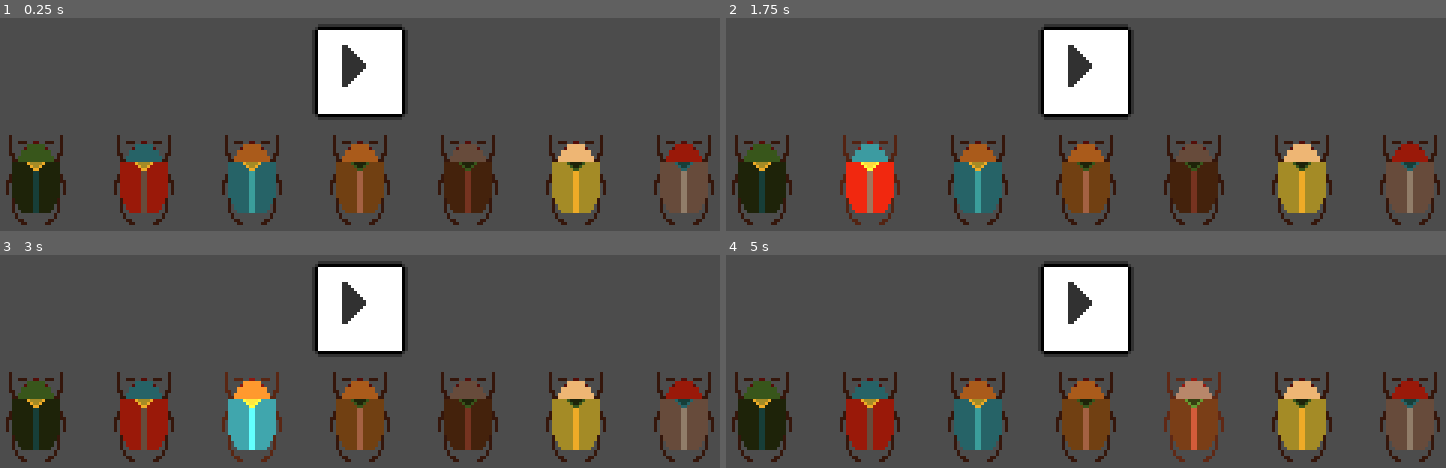
Above: before the commit, frames 1-4 (two rows, left to right).
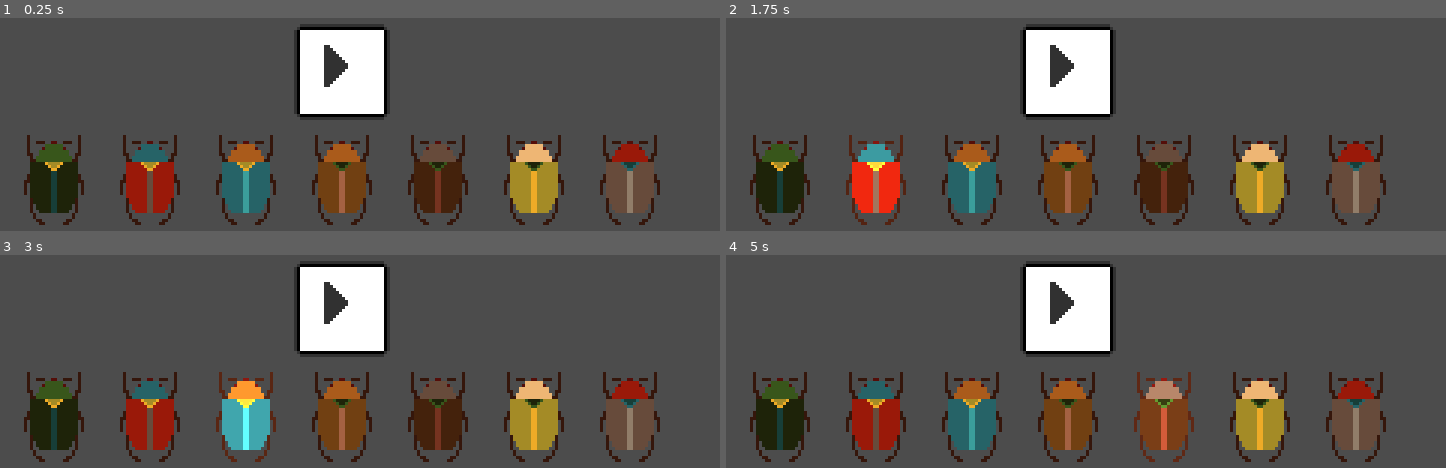
Above: after the commit, the same moments.

Repository: k4gi/gameoff2021
Game: Godot game, scene res://beetles/BeetleLevel.tscn
Same seed, same stepped clock (60 frames per second), same inputs: the game is played once before the commit and once after it. The project has no main scene, so this scene is started directly.
Inputs (mouse positions are in pixels of both pictures, inside the frame that each line leads up to; where the layout moved, square brackets give the same spot in the first picture):
- Up to frame 1 (0.25 s): no input
- Up to frame 2 (1.75 s): click (1071, 71) [1086, 71] at 0.5 s; click (783, 179) [762, 179] at 1.25 s
- Up to frame 3 (3 s): click (151, 416) [144, 416] at 2 s; click (244, 416) [252, 416] at 2.75 s
- Up to frame 4 (5 s): click (1071, 416) [1086, 416] at 3.5 s; click (1165, 416) [1194, 416] at 4.25 s

The runs differ from the first frame. In frame 1, 23% of the frame differs, in the area x 0-100%, y 2-98%; in frame 2, 23%; in frame 3, 23%; in frame 4, 23%.

Commit message:
first step to be able to have more than one of the same beetle which i didnt set up at first which makes be silly and bad obviously

Diff:
--- a/beetles/Beetle1.tscn
+++ b/beetles/Beetle1.tscn
@@ -1,6 +1,6 @@
 [gd_scene load_steps=3 format=2]
 
-[ext_resource path="res://beetles/beetle1.png" type="Texture" id=1]
+[ext_resource path="res://beetles/Beetle1.png" type="Texture" id=1]
 [ext_resource path="res://beetles/BeetleAnim.tscn" type="PackedScene" id=2]
 
 [node name="Beetle1" type="TextureButton"]
--- a/beetles/Beetle2.tscn
+++ b/beetles/Beetle2.tscn
@@ -1,6 +1,6 @@
 [gd_scene load_steps=3 format=2]
 
-[ext_resource path="res://beetles/beetle2.png" type="Texture" id=1]
+[ext_resource path="res://beetles/Beetle2.png" type="Texture" id=1]
 [ext_resource path="res://beetles/BeetleAnim.tscn" type="PackedScene" id=2]
 
 [node name="Beetle2" type="TextureButton"]
--- a/beetles/Beetle3.tscn
+++ b/beetles/Beetle3.tscn
@@ -1,6 +1,6 @@
 [gd_scene load_steps=3 format=2]
 
-[ext_resource path="res://beetles/beetle3.png" type="Texture" id=1]
+[ext_resource path="res://beetles/Beetle3.png" type="Texture" id=1]
 [ext_resource path="res://beetles/BeetleAnim.tscn" type="PackedScene" id=2]
 
 [node name="Beetle3" type="TextureButton"]
--- a/beetles/Beetle4.tscn
+++ b/beetles/Beetle4.tscn
@@ -1,6 +1,6 @@
 [gd_scene load_steps=3 format=2]
 
-[ext_resource path="res://beetles/beetle4.png" type="Texture" id=1]
+[ext_resource path="res://beetles/Beetle4.png" type="Texture" id=1]
 [ext_resource path="res://beetles/BeetleAnim.tscn" type="PackedScene" id=2]
 
 [node name="Beetle4" type="TextureButton"]
--- a/beetles/Beetle5.tscn
+++ b/beetles/Beetle5.tscn
@@ -1,6 +1,6 @@
 [gd_scene load_steps=3 format=2]
 
-[ext_resource path="res://beetles/beetle5.png" type="Texture" id=1]
+[ext_resource path="res://beetles/Beetle5.png" type="Texture" id=1]
 [ext_resource path="res://beetles/BeetleAnim.tscn" type="PackedScene" id=2]
 
 [node name="Beetle5" type="TextureButton"]
--- a/beetles/Beetle6.tscn
+++ b/beetles/Beetle6.tscn
@@ -1,6 +1,6 @@
 [gd_scene load_steps=3 format=2]
 
-[ext_resource path="res://beetles/beetle6.png" type="Texture" id=1]
+[ext_resource path="res://beetles/Beetle6.png" type="Texture" id=1]
 [ext_resource path="res://beetles/BeetleAnim.tscn" type="PackedScene" id=2]
 
 [node name="Beetle6" type="TextureButton"]
--- a/beetles/Beetle7.tscn
+++ b/beetles/Beetle7.tscn
@@ -1,6 +1,6 @@
 [gd_scene load_steps=3 format=2]
 
-[ext_resource path="res://beetles/beetle7.png" type="Texture" id=1]
+[ext_resource path="res://beetles/Beetle7.png" type="Texture" id=1]
 [ext_resource path="res://beetles/BeetleAnim.tscn" type="PackedScene" id=2]
 
 [node name="Beetle7" type="TextureButton"]
--- /dev/null
+++ b/beetles/BeetleGeneric.gd
@@ -0,0 +1,4 @@
+extends TextureButton
+
+
+var beetle_type = "Beetle1"
--- /dev/null
+++ b/beetles/BeetleGeneric.tscn
@@ -0,0 +1,18 @@
+[gd_scene load_steps=4 format=2]
+
+[ext_resource path="res://beetles/BeetleAnim.tscn" type="PackedScene" id=1]
+[ext_resource path="res://beetles/Beetle1.png" type="Texture" id=2]
+[ext_resource path="res://beetles/BeetleGeneric.gd" type="Script" id=3]
+
+[node name="BeetleGeneric" type="TextureButton"]
+margin_right = 32.0
+margin_bottom = 32.0
+size_flags_horizontal = 4
+size_flags_vertical = 4
+texture_normal = ExtResource( 2 )
+script = ExtResource( 3 )
+__meta__ = {
+"_edit_use_anchors_": false
+}
+
+[node name="BeetleAnim" parent="." instance=ExtResource( 1 )]
--- a/beetles/BeetleLevel.gd
+++ b/beetles/BeetleLevel.gd
@@ -72,3 +72,9 @@
 
 func _on_TextureButton_pressed():
 	play_music()
+
+
+func make_beetle(type):
+	var new_beetle = load("res://beetles/BeetleGeneric.tscn").instance()
+	new_beetle.beetle_type = type
+	new_beetle.set_normal_texture( load("res://beetles/" + type + ".png") )
--- a/beetles/BeetleLevel.tscn
+++ b/beetles/BeetleLevel.tscn
@@ -47,6 +47,7 @@
 margin_bottom = 36.0
 size_flags_horizontal = 4
 size_flags_vertical = 4
+custom_constants/separation = 0
 __meta__ = {
 "_edit_use_anchors_": false
 }
Not shown, changed: beetles/beetle1.png.import
Not shown, changed: beetles/beetle2.png.import
Not shown, changed: beetles/beetle3.png.import
Not shown, changed: beetles/beetle4.png.import
Not shown, changed: beetles/beetle5.png.import
Not shown, changed: beetles/beetle6.png.import
Not shown, changed: beetles/beetle7.png.import
